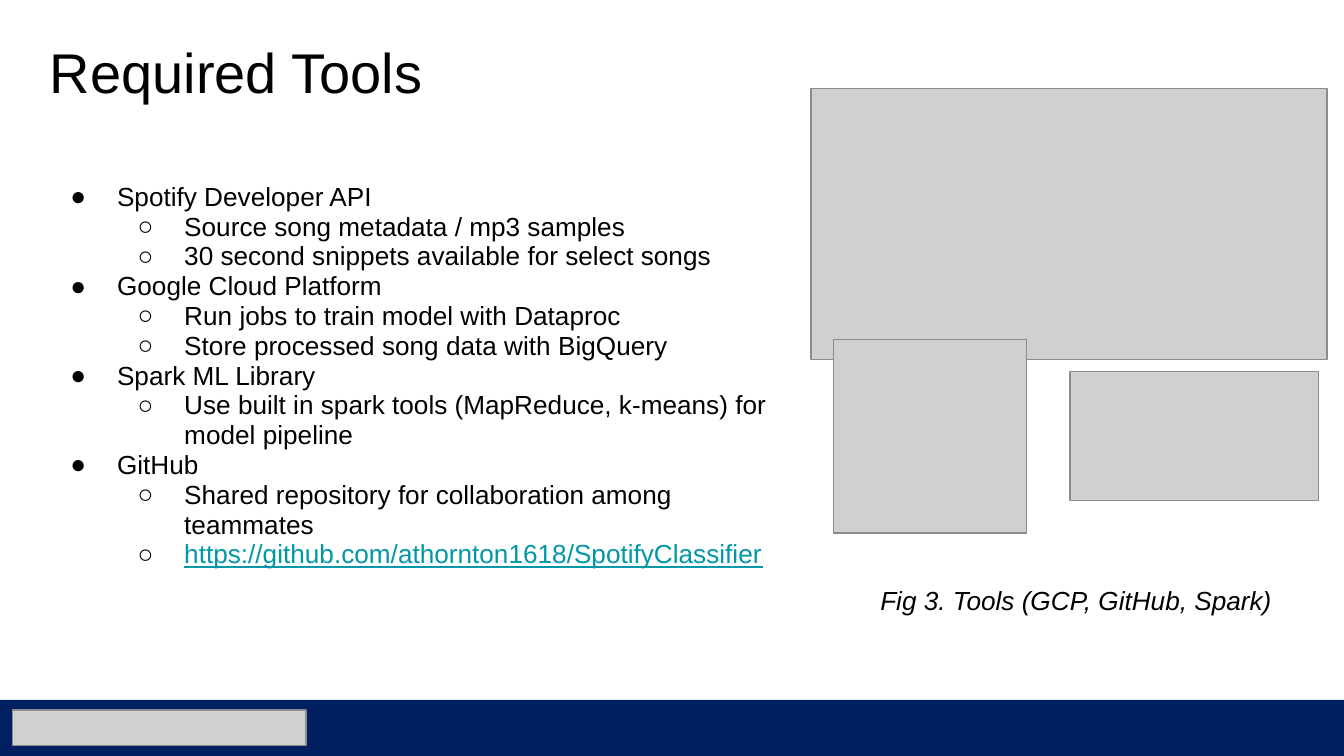
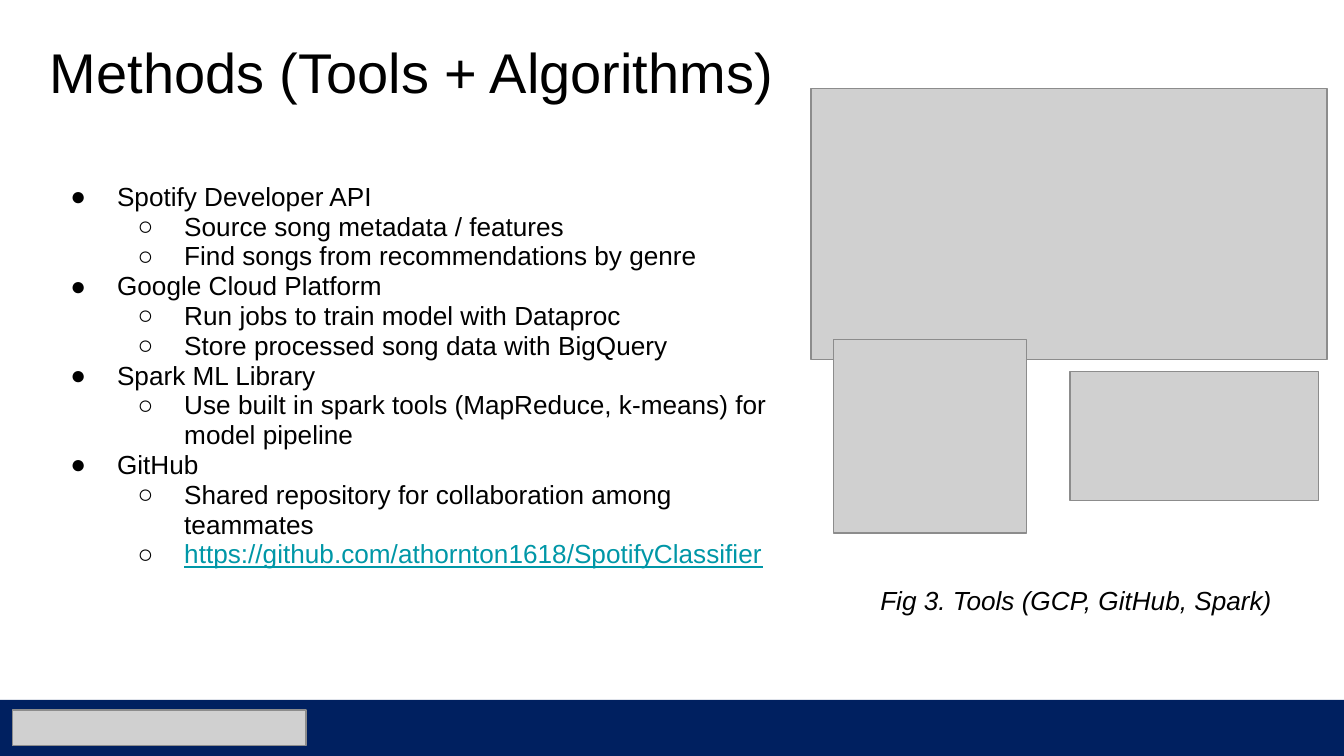
Before and after one commit to athornton1618/SpotifyClassifier, a slide deck: slide 5 of Documentation/Spotify Classifier Proposal.pptx (slide 4 before the commit). Drawn at 1344x756 pixels with LibreOffice and Linux fonts; fonts in the diff are those of the drawing; grey boxes stand for pictures. Boxes give left, top, right and bottom in pixels: in the first picture for what was removed or moved away, otherwise in the second. Text is boxed around its words. In the diff, an @@ line names an element or a change of style, - is before the commit and + after.

```diff
--- a/Documentation/Spotify Classifier Proposal.pptx
+++ b/Documentation/Spotify Classifier Proposal.pptx
@@ title at <box>50,52,773,103</box>: text changed @@
-Required Tools
+Methods (Tools + Algorithms)
@@ text at <box>184,217,696,271</box>: text changed @@
-  ○ Source song metadata / mp3 samples
-  ○ 30 second snippets available for select songs
+  ○ Source song metadata / features
+  ○ Find songs from recommendations by genre
```
Also in this commit, not shown: 4 other slides changed, 1 slide added, 2 other files.
